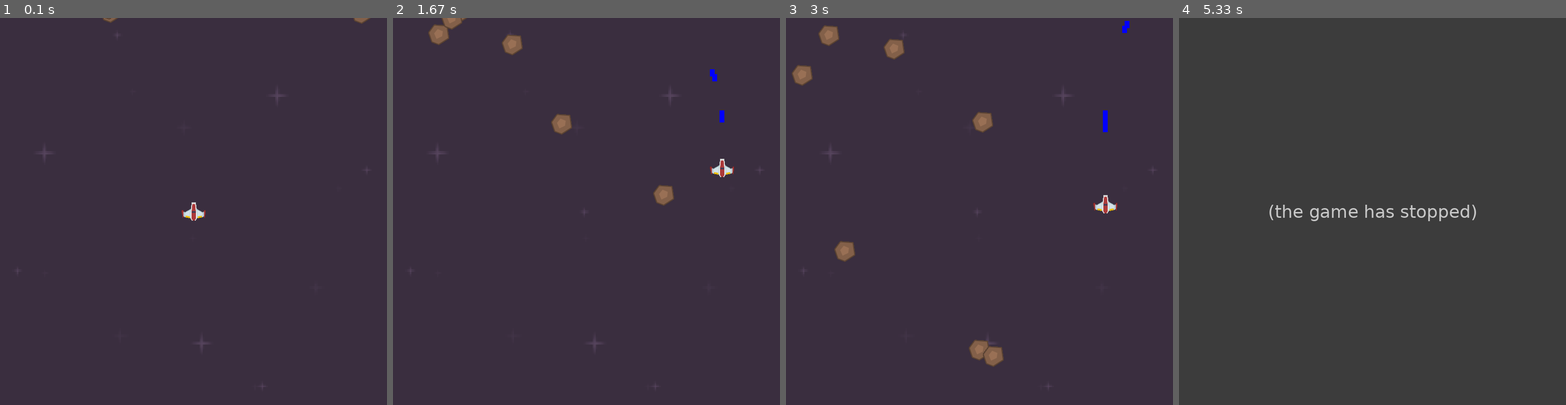
Above: before the commit, frames 1-4 (left to right).
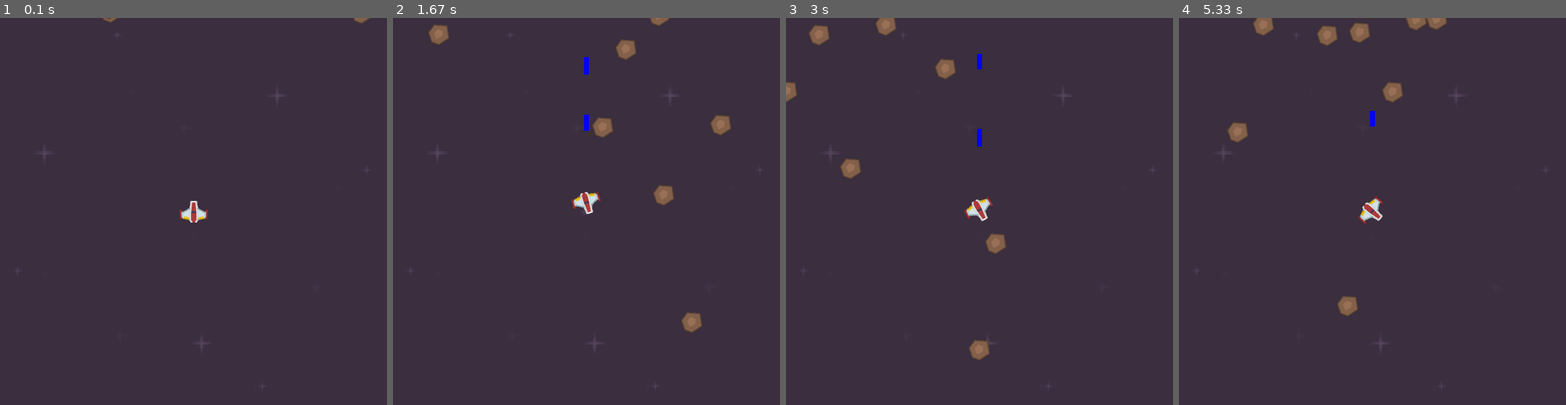
Above: after the commit, the same moments.

Repository: casol/pygame
Game: pygame game, started from YASS.py
The game is run twice, just before and just after one commit, with the same random seed, the same clock (stepped at 60 frames per second) and the same inputs.
Inputs:
- Up to frame 1 (0.1 s): no input
- Up to frame 2 (1.67 s): hold Space 0.33-0.8 s; hold Right 0.33-0.8 s; hold Right 0.83-1.3 s; tap Space at 0.9, 1.2, 1.4 s; hold Up 1.33-1.63 s
- Up to frame 3 (3 s): hold Right 1.67-2.13 s; tap Space at 1.73, 2.03, 2.23, 2.53, 2.8 s; hold Left 2.17-2.7 s; hold Down from 2.73 s (still down)
- Up to frame 4 (5.33 s): release Down at 3.03 s; hold Left 3.07-3.47 s; tap Space at 3.13, 3.43, 3.57, 3.97, 4.27, 4.63, 5.03 s; hold Up 3.5-3.87 s; hold Right 3.9-4.53 s; hold Down 4.57-4.93 s; hold Left from 4.97 s (still down)

The runs differ from the first frame. In frame 1, 0.2% of the frame differs, in the area x 46-54%, y 47-53%; in frame 2, 2.1%; in frame 3, 2.9%, in the area x 0-89%, y 0-91%; in frame 4, 2.5%.
Before the commit the program exited at 3.7 s; later frames show no game.

Commit message:
Add rotation for the ship

Diff:
--- a/YASS.py
+++ b/YASS.py
@@ -5,6 +5,7 @@
 import sys
 import random
 import os
+import math
 from pygame.locals import *  # pygame.locals.QUIT --> QUIT
 
 # game assets
@@ -39,30 +40,50 @@
         # Call the parent class (Sprite constructor)
         pygame.sprite.Sprite.__init__(self)
         # set ship image
-        self.image = player_img
-        # resize original ship image
-        self.image = pygame.transform.scale(player_img, (50, 38))
-        self.image.set_colorkey(BLACK)
+        self.original_image = player_img  # image before rotation
+        self.original_image.set_colorkey(BLACK)
+        self.image = self.original_image.copy()
         self.rect = self.image.get_rect()
+        self.radius = 20
+        # pygame.draw.circle(self.image, RED, self.rect.center, self.radius)
         self.rect.center = (WIDTH/2, HEIGHT/2)
-        self.delta_x = 0
-        self.delta_y = 0
+        self.delta_x = 1
+        self.delta_y = 1
+        self.rotation = 5
+        self.rotation_speed = 3
+        self.rotation_speed_r = -3
 
     def update(self):
         """Move based on keys pressed."""
-        self.delta_x = 5
-        self.delta_y = 5
         key = pygame.key.get_pressed()
         if key[K_DOWN]:  # down key
-            self.rect.y += self.delta_y  # move down
+            self.rect.y += self.delta_y  # move up
         elif key[K_UP]:  # up key
-            self.rect.y -= self.delta_y  # move up
-        if key[K_RIGHT]:  # right key
-            self.rect.x += self.delta_x  # move right
-        elif key[K_LEFT]:  # left key
-            self.rect.x -= self.delta_x  # move left
+            self.rect.y -= self.delta_y # move up
+        if key[K_RIGHT]:  # ship rotates clockwise
+            self.rotate_r()
+        elif key[K_LEFT]:  # ship rotates counterclockwise.
+            self.rotate()
         if key[K_SPACE]:
             player.shoot()
+
+    def rotate(self):
+        """Rotate an image while keeping its center."""
+        self.rotation = (self.rotation + self.rotation_speed) % 360
+        new_image = pygame.transform.rotate(self.original_image, self.rotation)
+        old_center = self.rect.center  # save its current center
+        self.image = new_image
+        self.rect = self.image.get_rect()  # replace old rect with new rect
+        self.rect.center = old_center  # put the new rect's center at old center
+
+    def rotate_r(self):
+        """Rotate an image while keeping its center."""
+        self.rotation = (self.rotation + self.rotation_speed_r) % 360
+        new_image = pygame.transform.rotate(self.original_image, self.rotation)
+        old_center = self.rect.center  # save its current center
+        self.image = new_image
+        self.rect = self.image.get_rect()  # replace old rect with new rect
+        self.rect.center = old_center  # put the new rect's center at old center
 
     def wrap_around_screen(self):
         """Wrap around screen."""
@@ -112,6 +133,8 @@
         self.image = asto_img
         self.image.set_colorkey(BLACK)
         self.rect = self.image.get_rect()
+        self.radius = int(self.rect.width * 0.80 / 2)
+        # pygame.draw.circle(self.image, RED, self.rect.center, self.radius)
         self.rect.x = random.randrange(WIDTH - self.rect.width)
         self.rect.y = random.randrange(-100, -40)
         self.speedy = random.randrange(1, 8)
@@ -169,14 +192,16 @@
         all_sprites.add(d)
         asteroids.add(d)
 
-    # check if a asteroid the the ship
-    hits = pygame.sprite.spritecollide(player, asteroids, False)
+    # see if the player Sprite has collided with anything in the asteroids Group
+    hits = pygame.sprite.spritecollide(player, asteroids, False, pygame.sprite.collide_circle)
     if hits:
-        pygame.quit()
-        sys.exit()
-
-    print(player.rect.x, player.rect.y, 'top:', player.rect.top, 'bottom:', player.rect.bottom,
-          'rect_x:', player.rect.x, 'rect_y:', player.rect.y, player.rect.centerx)
+        pass
+        # pygame.quit()
+        # sys.exit()
+
+    print('top:', player.rect.top, 'bottom:', player.rect.bottom,
+          'rect_x:', player.rect.x, 'rect_y:', player.rect.y,
+          player.rotation, player.rect.center)
 
     pygame.display.update()
     fps_clock.tick(FPS)
--- a/test_field.py
+++ b/test_field.py
@@ -1,68 +1,46 @@
-""" rotate.py
-    demonstrate rotating a sprite"""
+import math
+import pygame
 
-import pygame
-import os
 
 pygame.init()
 
+screen = pygame.display.set_mode((640, 480))
+clock = pygame.time.Clock()
 
-class Ship(pygame.sprite.Sprite):
-    def __init__(self):
+BULLET_IMAGE = pygame.Surface((20, 11), pygame.SRCALPHA)
+pygame.draw.polygon(BULLET_IMAGE, pygame.Color('aquamarine1'),
+                [(0, 0), (20, 5), (0, 11)])
+
+
+class Bullet(pygame.sprite.Sprite):
+
+    def __init__(self, x, y, angle, speed):
         pygame.sprite.Sprite.__init__(self)
-        self.imageMaster = pygame.image.load("ship.png")
-        self.imageMaster = self.imageMaster.convert()
-        self.image = self.imageMaster
-        self.rect = self.image.get_rect()
-        self.rect.center = (320, 240)
-        self.dir = 0
+        # Rotate the bullet image (negative angle because y-axis is flipped).
+        self.image = pygame.transform.rotate(BULLET_IMAGE, -angle)
+        self.rect = self.image.get_rect(center=(x, y))
+        angle = math.radians(angle)
+        self.speed_x = speed * math.cos(angle)
+        self.speed_y = speed * math.sin(angle)
 
     def update(self):
-        oldCenter = self.rect.center
-        self.image = pygame.transform.rotate(self.imageMaster, self.dir)
-        self.rect = self.image.get_rect()
-        self.rect.center = oldCenter
+        self.rect.x += self.speed_x
+        self.rect.y += self.speed_y
 
-    def turnLeft(self):
-        self.dir += 5
-        if self.dir > 360:
-            self.dir = 45
+spr = pygame.sprite.Group()
+bullet = Bullet(10, 10, 60, 3)
+bullet2 = Bullet(10, 10, 30, 3)
+spr.add(bullet, bullet2)
 
-    def turnRight(self):
-        self.dir -= 5
-        if self.dir < 0:
-            self.dir = 315
+play = True
+while play:
+    clock.tick(60)
+    for ev in pygame.event.get():
+        if ev.type == pygame.QUIT:
+            play = False
+    screen.fill((30,30,40))
+    spr.update()
+    spr.draw(screen)
+    pygame.display.flip()
 
-
-def main():
-    screen = pygame.display.set_mode((640, 480))
-    pygame.display.set_caption("Rotate a sprite")
-
-    background = pygame.Surface(screen.get_size())
-    background.fill((0, 0, 0))
-
-    ship = Ship()
-    allSprites = pygame.sprite.Group(ship)
-
-    clock = pygame.time.Clock()
-    keepGoing = True
-    while keepGoing:
-        clock.tick(30)
-        for event in pygame.event.get():
-            if event.type == pygame.QUIT:
-                keepGoing = False
-            elif event.type == pygame.KEYDOWN:
-                if event.key == pygame.K_LEFT:
-                    ship.turnLeft()
-                elif event.key == pygame.K_RIGHT:
-                    ship.turnRight()
-
-        allSprites.clear(screen, background)
-        allSprites.update()
-        allSprites.draw(screen)
-
-        pygame.display.flip()
-
-
-if __name__ == "__main__":
-    main()
+pygame.quit()
Binary file changed: img/playerShip1_red.png
